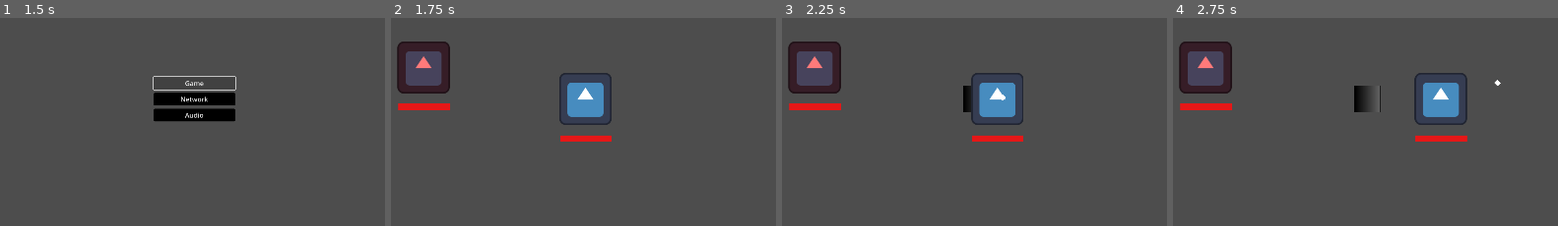
Above: before the commit, frames 1-4 (left to right).
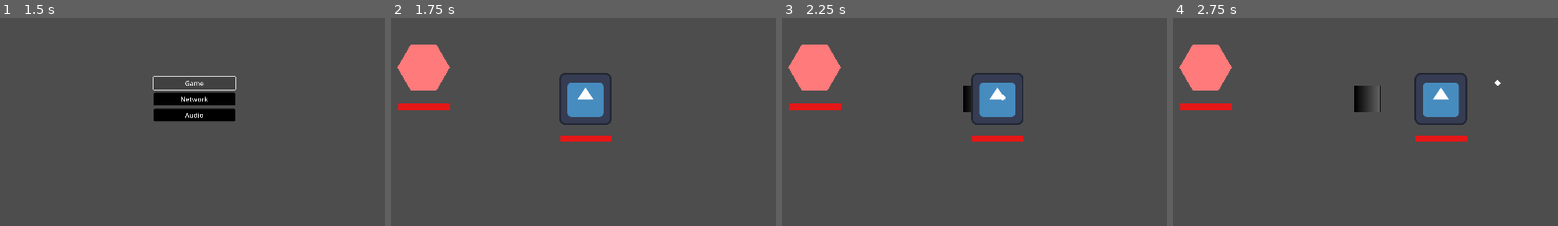
Above: after the commit, the same moments.

Repository: Hokome/Hako
Game: Godot game, scene res://test.tscn
Two runs of this game, one before a commit and one after it. Both use one fixed random seed, a clock stepped at 60 frames per second and the inputs below. The engine's default icon, where the game draws it, is replaced by a stand-in: a white triangle on a blue panel in a dark square.
Inputs (mouse positions are in pixels of both pictures, inside the frame that each line leads up to):
- Up to frame 1 (1.5 s): click "Play" at 0.5 s; click "Game" at 1.25 s
- Up to frame 2 (1.75 s): no input
- Up to frame 3 (2.25 s): tap Enter at 2 s; move the mouse to (1147, 76) at 2.02 s; hold D (move_right) from 2.03 s (still down); tap E (interact) at 2.1 s; click (1147, 76) at 2.17 s
- Up to frame 4 (2.75 s): keep holding D (move_right)

Frame 1 is identical in both runs. In frame 2, 3.3% of the frame differs, in the area x 1-16%, y 11-37%; in frame 3, 3.3%; in frame 4, 3.3%.

Commit message:
Auto polygon

Diff:
--- a/examples/game.tscn
+++ b/examples/game.tscn
@@ -13,6 +13,7 @@
 [ext_resource type="PackedScene" uid="uid://cnoiqo7v56j12" path="res://examples/projectile.tscn" id="9_e0lww"]
 [ext_resource type="Script" uid="uid://b3qeoxa1xgyb7" path="res://modifier/factor_modifier.gd" id="9_twdsk"]
 [ext_resource type="Script" uid="uid://cujf7urijv20f" path="res://entity/status/status_effect_timer.gd" id="10_lj2y2"]
+[ext_resource type="Script" uid="uid://tgluy2w7hqf2" path="res://util/auto_poly.gd" id="11_bkewa"]
 [ext_resource type="Script" uid="uid://bijvscduwfj8u" path="res://entity/entity_2d.gd" id="14_m8fja"]
 
 [sub_resource type="Gradient" id="Gradient_8bvmi"]
@@ -66,8 +67,8 @@
 base_float = 0.2
 metadata/_custom_type_script = "uid://dpr2lg8us3hgo"
 
-[sub_resource type="RectangleShape2D" id="RectangleShape2D_m8fja"]
-size = Vector2(128, 128)
+[sub_resource type="CircleShape2D" id="CircleShape2D_q4smb"]
+radius = 64.0
 
 [sub_resource type="CircleShape2D" id="CircleShape2D_o48wq"]
 radius = 168.434
@@ -156,12 +157,14 @@
 script = ExtResource("14_m8fja")
 metadata/_custom_type_script = "uid://bijvscduwfj8u"
 
-[node name="sprite_2d" type="Sprite2D" parent="entity_2d"]
+[node name="sprite_2d" type="Polygon2D" parent="entity_2d"]
 self_modulate = Color(1, 0.48, 0.48, 1)
-texture = ExtResource("2_3d44o")
+polygon = PackedVector2Array(64, 0, 31.999998, 55.42563, -32.000004, 55.425625, -64, -5.5950577e-06, -31.999994, -55.42563, 31.999994, -55.42563)
+script = ExtResource("11_bkewa")
+radius = 64.0
 
 [node name="collision_shape_2d" type="CollisionShape2D" parent="entity_2d"]
-shape = SubResource("RectangleShape2D_m8fja")
+shape = SubResource("CircleShape2D_q4smb")
 metadata/_edit_lock_ = true
 
 [node name="interaction_target_2d" type="Area2D" parent="entity_2d"]
--- /dev/null
+++ b/util/auto_poly.gd
@@ -0,0 +1,26 @@
+@tool
+extends Node2D
+class_name AutoPoly
+
+@export var count: int = 6
+@export var radius: float = 32.0
+@export_tool_button("Refresh") var refresh_points := refresh
+
+func _ready() -> void:
+	refresh()
+
+func refresh() -> void:
+	if "points" in self:
+		self.points = distribute_points(count, radius)
+	elif "polygon" in self:
+		self.polygon = distribute_points(count, radius)
+
+@warning_ignore("shadowed_variable")
+static func distribute_points(count: int, radius: float) -> PackedVector2Array:
+	var points := PackedVector2Array()
+	points.resize(count)
+	var theta := PI * 2 / count
+
+	for i in count:
+		points[i] = Vector2(radius, 0.0).rotated(theta * i)
+	return points
Not shown: 1 places in examples/game.tscn that only renumber resources
Not shown, added: util/auto_poly.gd.uid
